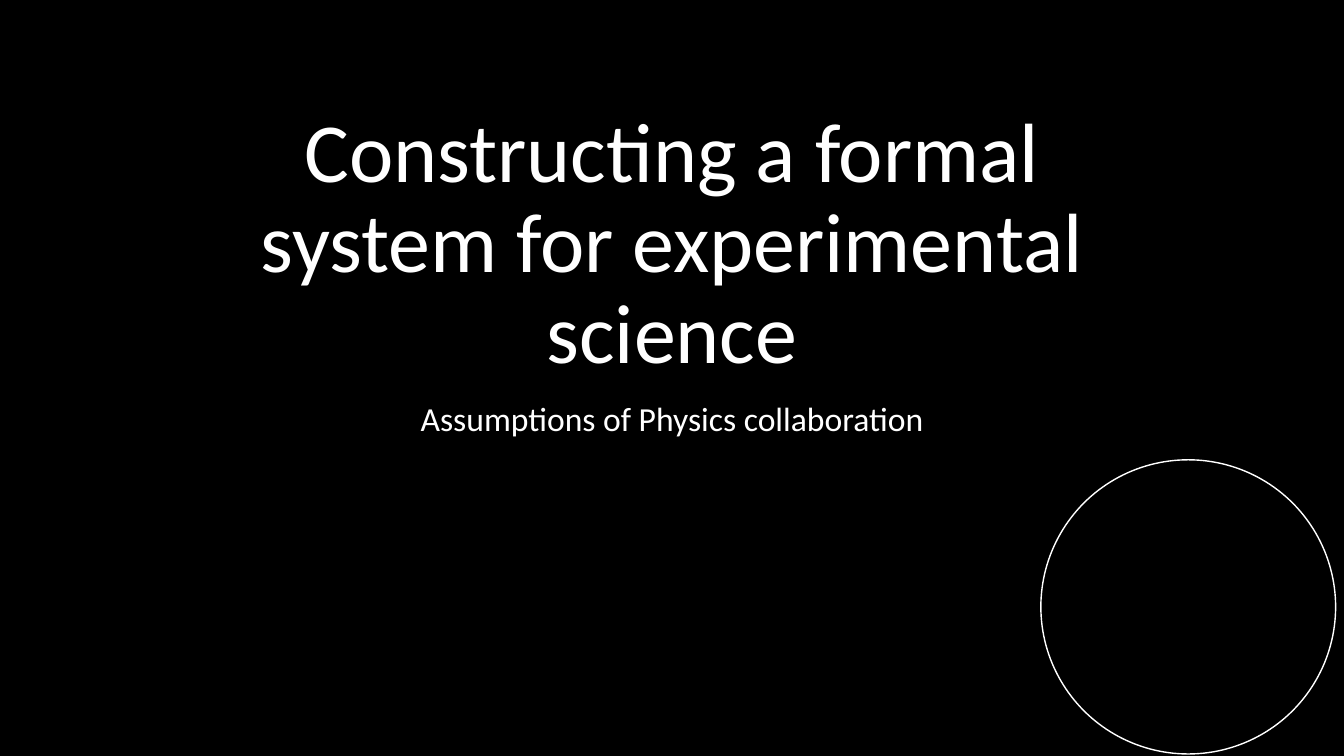
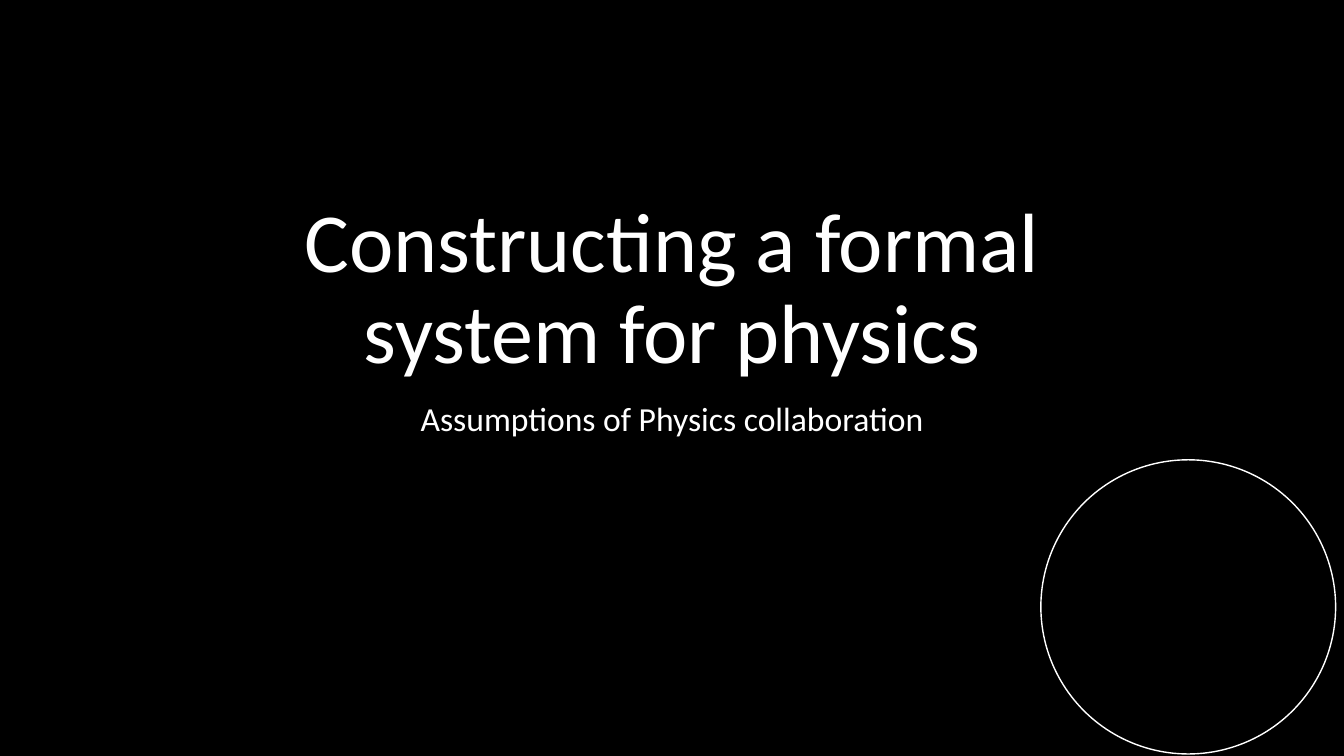
Before and after one commit to assumptionsofphysics/slides, a slide deck: slide 1 of BookCompanions-v2/PM-1-FormalSystemsForPhysics.pptx. Drawn at 1344x756 pixels with LibreOffice and Linux fonts; fonts in the diff are those of the drawing; background and template pictures are left out. Boxes give left, top, right and bottom in pixels: in the first picture for what was removed or moved away, otherwise in the second. Text is boxed around its words. In the diff, an @@ line names an element or a change of style, - is before the commit and + after.

```diff
--- a/BookCompanions-v2/PM-1-FormalSystemsForPhysics.pptx
+++ b/BookCompanions-v2/PM-1-FormalSystemsForPhysics.pptx
@@ title at bbox=[304, 213, 1039, 377]: text changed @@
-Constructing a formal system for experimental science
+Constructing a formal system for physics
```
Also in this commit, not shown: 8 other slides changed.
